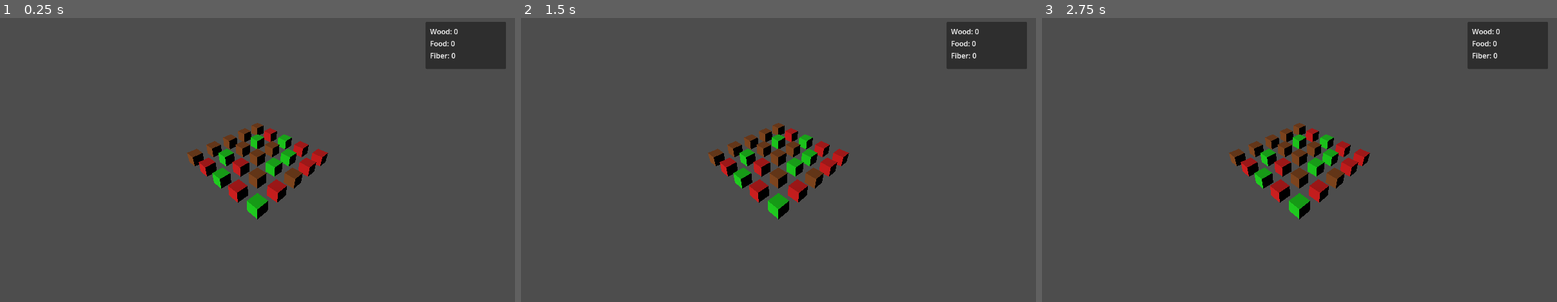
Above: before the commit, frames 1-3 (left to right).
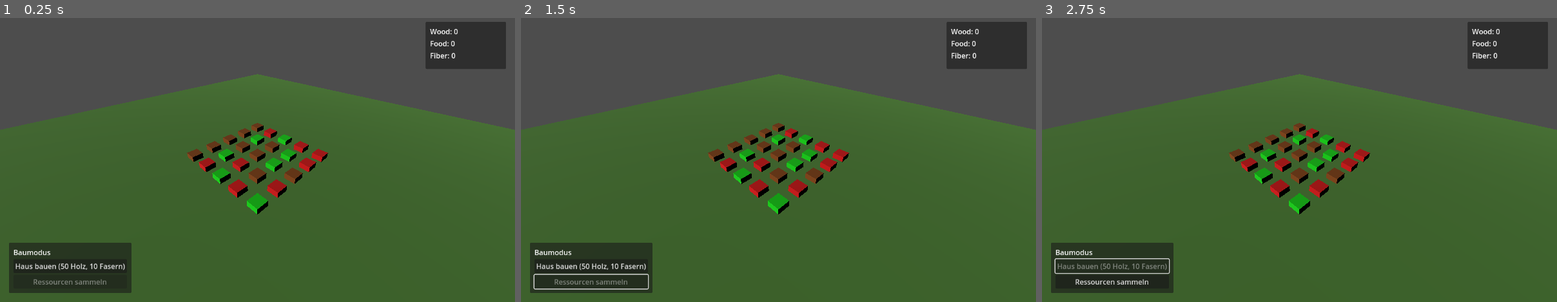
Above: after the commit, the same moments.

Repository: Catloff/Gaia-Galactica
Game: Godot game, scene res://scenes/Main.tscn
Same seed, same stepped clock (60 frames per second), same inputs: the game is played once before the commit and once after it.
Inputs (mouse positions are in pixels of both pictures, inside the frame that each line leads up to):
- Up to frame 1 (0.25 s): no input
- Up to frame 2 (1.5 s): click (593, 265) at 0.5 s, where only the run after the commit has a clickable "Haus bauen (50 Holz, 10 Faser…"; click (593, 282) at 1.25 s, where only the run after the commit has a clickable "Ressourcen sammeln"
- Up to frame 3 (2.75 s): click (1114, 265) at 2 s, where only the run after the commit has a clickable "Haus bauen (50 Holz, 10 Faser…"

The runs differ from the first frame. In frame 1, 68% of the frame differs, in the area x 0-100%, y 19-100%; in frame 2, 68%; in frame 3, 68%.

Commit message:
Gebäude Platzierung

Diff:
--- /dev/null
+++ b/scenes/Ground.tscn
@@ -0,0 +1,19 @@
+[gd_scene load_steps=4 format=3 uid="uid://ground_scene"]
+
+[sub_resource type="PlaneMesh" id="PlaneMesh_1"]
+size = Vector2(50, 50)
+
+[sub_resource type="StandardMaterial3D" id="StandardMaterial3D_1"]
+albedo_color = Color(0.3, 0.5, 0.2, 1.0)
+
+[sub_resource type="WorldBoundaryShape3D" id="WorldBoundaryShape3D_1"]
+
+[node name="Ground" type="StaticBody3D"]
+collision_layer = 2
+
+[node name="MeshInstance3D" type="MeshInstance3D" parent="."]
+mesh = SubResource("PlaneMesh_1")
+surface_material_override/0 = SubResource("StandardMaterial3D_1")
+
+[node name="CollisionShape3D" type="CollisionShape3D" parent="."]
+shape = SubResource("WorldBoundaryShape3D_1")
--- a/scenes/HUD.tscn
+++ b/scenes/HUD.tscn
@@ -47,3 +47,36 @@
 [node name="FiberLabel" type="Label" parent="ResourcePanel/MarginContainer/Resources"]
 layout_mode = 2
 text = "Fiber: 0"
+
+[node name="BuildPanel" type="PanelContainer" parent="."]
+layout_mode = 1
+anchors_preset = 2
+anchor_top = 1.0
+anchor_bottom = 1.0
+offset_left = 20.0
+offset_top = -100.0
+offset_right = 220.0
+offset_bottom = -20.0
+grow_vertical = 0
+
+[node name="MarginContainer" type="MarginContainer" parent="BuildPanel"]
+layout_mode = 2
+theme_override_constants/margin_left = 10
+theme_override_constants/margin_top = 10
+theme_override_constants/margin_right = 10
+theme_override_constants/margin_bottom = 10
+
+[node name="VBoxContainer" type="VBoxContainer" parent="BuildPanel/MarginContainer"]
+layout_mode = 2
+
+[node name="Label" type="Label" parent="BuildPanel/MarginContainer/VBoxContainer"]
+layout_mode = 2
+text = "Baumodus"
+
+[node name="BuildButton" type="Button" parent="BuildPanel/MarginContainer/VBoxContainer"]
+layout_mode = 2
+text = "Haus bauen (50 Holz, 10 Fasern)"
+
+[node name="GatherButton" type="Button" parent="BuildPanel/MarginContainer/VBoxContainer"]
+layout_mode = 2
+text = "Ressourcen sammeln"
--- /dev/null
+++ b/scenes/House.tscn
@@ -0,0 +1,18 @@
+[gd_scene load_steps=4 format=3 uid="uid://house_scene"]
+
+[ext_resource type="Script" path="res://scripts/House.gd" id="1_house"]
+
+[sub_resource type="BoxMesh" id="BoxMesh_1"]
+size = Vector3(2, 3, 2)
+
+[sub_resource type="BoxShape3D" id="BoxShape3D_1"]
+size = Vector3(2, 3, 2)
+
+[node name="House" type="StaticBody3D"]
+script = ExtResource("1_house")
+
+[node name="MeshInstance3D" type="MeshInstance3D" parent="."]
+mesh = SubResource("BoxMesh_1")
+
+[node name="CollisionShape3D" type="CollisionShape3D" parent="."]
+shape = SubResource("BoxShape3D_1")
--- a/scenes/Main.tscn
+++ b/scenes/Main.tscn
@@ -1,8 +1,10 @@
-[gd_scene load_steps=4 format=3 uid="uid://example2"]
+[gd_scene load_steps=6 format=3 uid="uid://example2"]
 
 [ext_resource type="Script" path="res://scripts/Main.gd" id="1_main"]
 [ext_resource type="Script" path="res://scripts/ResourceManager.gd" id="2_manager"]
-[ext_resource type="PackedScene" uid="uid://bxqd3kjl8ijwp" path="res://scenes/HUD.tscn" id="3_hud"]
+[ext_resource type="PackedScene" path="res://scenes/HUD.tscn" id="3_hud"]
+[ext_resource type="Script" path="res://scripts/BuildingManager.gd" id="4_building"]
+[ext_resource type="PackedScene" path="res://scenes/Ground.tscn" id="5_ground"]
 
 [node name="Main" type="Node3D"]
 script = ExtResource("1_main")
@@ -13,7 +15,12 @@
 [node name="DirectionalLight3D" type="DirectionalLight3D" parent="."]
 transform = Transform3D(1, 0, 0, 0, 0.866025, 0.5, 0, -0.5, 0.866025, 0, 10, 0)
 
+[node name="Ground" parent="." instance=ExtResource("5_ground")]
+
 [node name="ResourceManager" type="Node3D" parent="."]
 script = ExtResource("2_manager")
 
 [node name="HUD" parent="." instance=ExtResource("3_hud")]
+
+[node name="BuildingManager" type="Node3D" parent="."]
+script = ExtResource("4_building")
--- /dev/null
+++ b/scripts/BuildingManager.gd
@@ -0,0 +1,66 @@
+extends Node3D
+
+var house_scene = preload("res://scenes/House.tscn")
+var preview_house: Node3D = null
+var can_place = false
+var build_mode = false
+
+@onready var resource_manager = get_node("../ResourceManager")
+@onready var hud = get_node("../HUD")
+
+func _ready():
+	preview_house = house_scene.instantiate()
+	preview_house.visible = false
+	add_child(preview_house)
+	hud.mode_changed.connect(_on_mode_changed)
+
+func _input(event):
+	if not build_mode:
+		return
+
+	if event is InputEventMouseMotion:
+		update_preview_position(event.position)
+
+	if event is InputEventMouseButton and event.pressed and event.button_index == MOUSE_BUTTON_LEFT:
+		if can_place and has_resources():
+			place_house()
+
+func update_preview_position(mouse_pos):
+	var camera = get_viewport().get_camera_3d()
+	var from = camera.project_ray_origin(mouse_pos)
+	var to = from + camera.project_ray_normal(mouse_pos) * 1000
+
+	var space_state = get_world_3d().direct_space_state
+	var query = PhysicsRayQueryParameters3D.create(from, to)
+	query.collision_mask = 2  # Nur mit Ground kollidieren
+	var result = space_state.intersect_ray(query)
+
+	if result:
+		preview_house.visible = true
+		preview_house.position = result.position
+		preview_house.position.y = 1.5  # Hälfte der Haushöhe
+		can_place = true
+	else:
+		preview_house.visible = false
+		can_place = false
+
+func has_resources() -> bool:
+	var cost = house_scene.instantiate().get_cost()
+	for resource in cost:
+		if resource_manager.inventory[resource] < cost[resource]:
+			return false
+	return true
+
+func place_house():
+	var cost = house_scene.instantiate().get_cost()
+	for resource in cost:
+		resource_manager.inventory[resource] -= cost[resource]
+
+	var new_house = house_scene.instantiate()
+	new_house.position = preview_house.position
+	get_parent().add_child(new_house)
+	resource_manager.update_hud()
+
+func _on_mode_changed(mode: String):
+	build_mode = (mode == "build")
+	preview_house.visible = false
--- a/scripts/HUD.gd
+++ b/scripts/HUD.gd
@@ -3,8 +3,28 @@
 @onready var wood_label = $ResourcePanel/MarginContainer/Resources/WoodLabel
 @onready var food_label = $ResourcePanel/MarginContainer/Resources/FoodLabel
 @onready var fiber_label = $ResourcePanel/MarginContainer/Resources/FiberLabel
+@onready var build_button = $BuildPanel/MarginContainer/VBoxContainer/BuildButton
+@onready var gather_button = $BuildPanel/MarginContainer/VBoxContainer/GatherButton
+
+signal mode_changed(mode: String)
+
+func _ready():
+	build_button.pressed.connect(_on_build_button_pressed)
+	gather_button.pressed.connect(_on_gather_button_pressed)
+	# Standardmäßig im Sammelmodus starten
+	_on_gather_button_pressed()
 
 func update_resources(inventory: Dictionary) -> void:
 	wood_label.text = "Wood: %d" % inventory["wood"]
 	food_label.text = "Food: %d" % inventory["food"]
 	fiber_label.text = "Fiber: %d" % inventory["fiber"]
+
+func _on_build_button_pressed():
+	build_button.disabled = true
+	gather_button.disabled = false
+	mode_changed.emit("build")
+
+func _on_gather_button_pressed():
+	build_button.disabled = false
+	gather_button.disabled = true
+	mode_changed.emit("gather")
--- /dev/null
+++ b/scripts/House.gd
@@ -0,0 +1,14 @@
+extends StaticBody3D
+
+const COST = {
+	"wood": 50,
+	"fiber": 10
+}
+
+func _ready():
+	var material = StandardMaterial3D.new()
+	material.albedo_color = Color(1, 1, 1)  # Weiß
+	$MeshInstance3D.material_override = material
+
+static func get_cost() -> Dictionary:
+	return COST
--- a/scripts/ResourceManager.gd
+++ b/scripts/ResourceManager.gd
@@ -6,9 +6,17 @@
 	"food": 0
 }
 
+var gather_mode = true
+
 @onready var hud = get_node("../HUD")
 
+func _ready():
+	hud.mode_changed.connect(_on_mode_changed)
+
 func _input(event):
+	if not gather_mode:
+		return
+
 	if event is InputEventMouseButton and event.pressed and event.button_index == MOUSE_BUTTON_LEFT:
 		var camera = get_viewport().get_camera_3d()
 		var from = camera.project_ray_origin(event.position)
@@ -32,3 +40,6 @@
 func update_hud():
 	if hud:
 		hud.update_resources(inventory)
+
+func _on_mode_changed(mode: String):
+	gather_mode = (mode == "gather")
Not shown, added: .cursorrules
Not shown, changed: Updates.md
